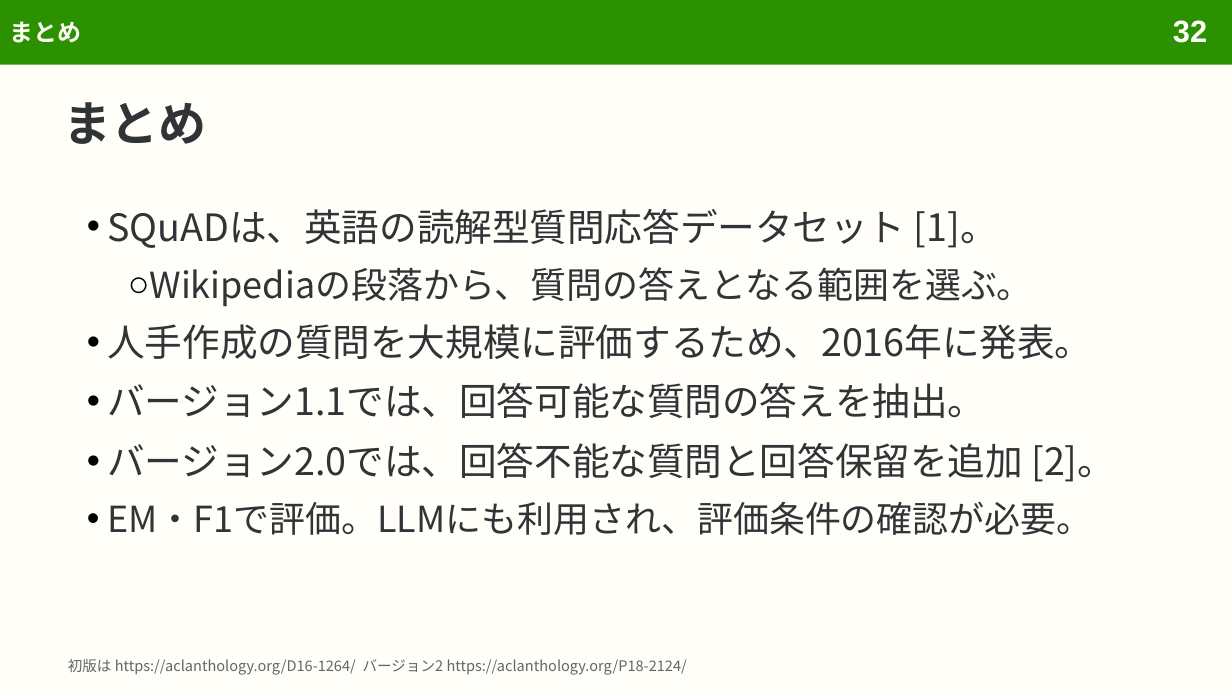
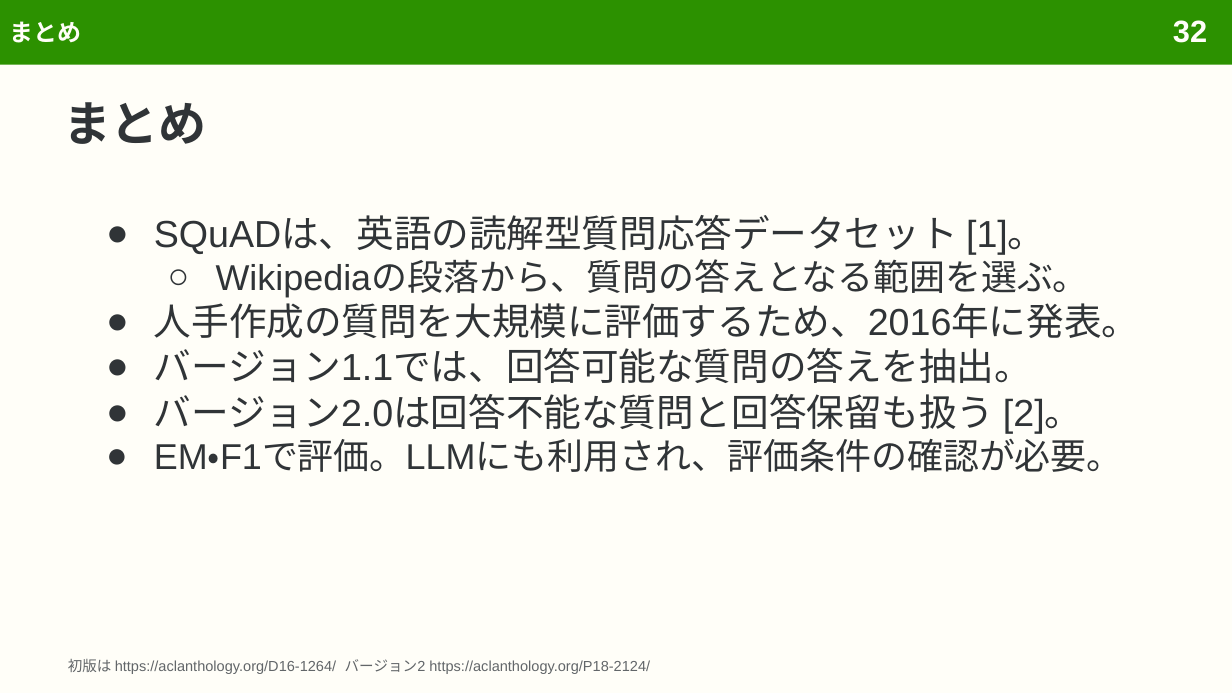
Before and after one commit to sasakiy84/datasets-in-10-minutes, a slide deck: slide 32 of slides/datasets-in-10-minutes-squad.pptx. Drawn at 1232x693 pixels with LibreOffice and Linux fonts; fonts in the diff are those of the drawing. Boxes give left, top, right and bottom in pixels: in the first picture for what was removed or moved away, otherwise in the second. Text is boxed around its words. In the diff, an @@ line names an element or a change of style, - is before the commit and + after.

```diff
--- a/slides/datasets-in-10-minutes-squad.pptx
+++ b/slides/datasets-in-10-minutes-squad.pptx
@@ text at <box>154,217,1139,472</box>: font Noto Sans CJK JP to Arial in "SQuADは、英語の読解型質問応答データセット [1]。", "Wikipediaの段落から、質問の答えとなる範囲を選ぶ。", "人手作成の質問を大規模に評価するため、2016年に発表。", "バージョン1.1では、回答可能な質問の答えを抽出。" and 1 more places; bullet • to ●; line spacing 1.13 to 1; less space between paragraphs; bullet colour #000000 to #303437; indent changed @@
@@ text at <box>154,394,1082,433</box>: text changed; font Noto Sans CJK JP to Arial @@
-• バージョン2.0では、回答不能な質問と回答保留を追加 [2]。
+● バージョン2.0は回答不能な質問と回答保留も扱う [2]。
@@ text "初版は https://aclanthology.org/D16-1264/ バージョン2 https://aclant ..." at <box>68,659,650,674</box>: font Noto Sans CJK JP to Arial @@
```
Also in this commit, not shown: 97 other slides changed, 10 other files.
